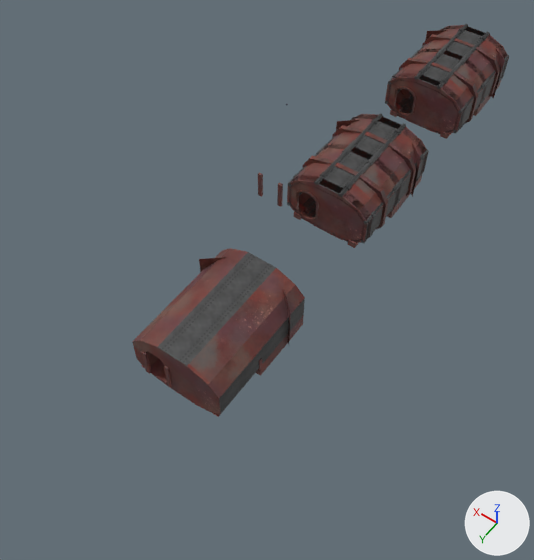
Two versions of the Blender file Blender/control_room.blend, one commit apart.
Before and after are seen from a camera (50 mm lens) standing at (-16.0, 32.9, 36.3) and looking at (1.2, 8.8, -1.5). The lights are fixed; the arrows at lower right show +X, +Y and +Z. The picture after the commit comes second.
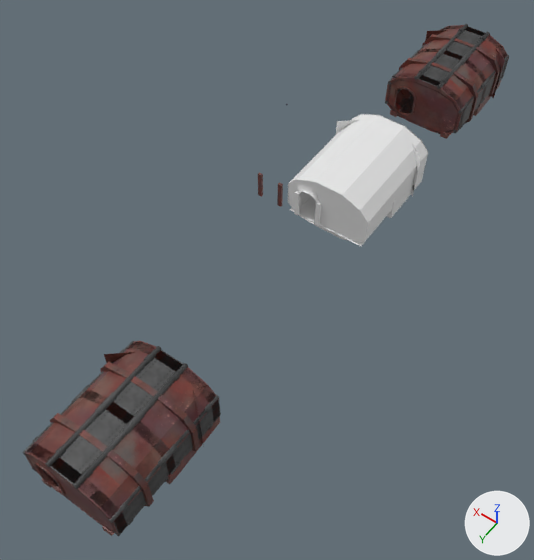
What differs and where, as boxes [x1, y1, x2, y2] in the pictures (534 x 560 px):
'Cube.005', moved: before [287, 113, 429, 248]; after [23, 341, 221, 536]
'Cube.003', reshaped, moved (19% narrower, 22% shorter): before [132, 248, 305, 417]; after [288, 114, 428, 246]
part 1 of me_cube_040, added: after [288, 114, 428, 242]
part 2 of me_cube_040, cut back: before [132, 248, 305, 417]; after [290, 196, 364, 246]
part 3 of me_cube_040, recoloured: before [141, 257, 304, 388]; after [294, 114, 428, 226]

What changed in the scene script:
```text
Change me_cube_040:
    used by ob_cube_003; location = (0.0, 15.0, 0.0)
    remove me_cube_040.from_pydata(...)  # 143 vertices, 117 faces; spans x -3.24..3.21, y -4.0..4.09, z -0.44..3.56
    remove me_cube_040.materials.append(mat_material_005)  # picture img_matky_png
    add me_cube_040.from_pydata(...)  # 193 vertices, 150 faces, 1 loose edge; spans x -3.24..3.21, y -4.0..4.09, z -0.44..3.56
    me_cube_040 part 1: a new loose piece of 88 vertices spanning x -3.0..3.0, y -3.93..4.07, z -0.34..3.56
    me_cube_040 part 2
    40 vertices are removed from x -3.0..3.0, y 4.0, z -0.34..3.56
    48 faces are deleted
    2 vertices are added at (-2.8, -4.0, -0.02), (2.8, -4.0, -0.02)
    1 loose edge is added
    1 new face joins them
    me_cube_040 part 3: 69 faces spanning x -3.24..3.21, y -4.0..4.09, z -0.44..3.56 switch from mat_material_001 (picture img_wall_png_001) to no material
Change ob_cube_003:
    ob_cube_003.location: (0.0, 15.0, 0.0) -> (0.0, 0.0, 0.0)
Change ob_cube_005:
    ob_cube_005.location: (0.0, 0.0, 0.0) -> (0.0, 23.0, 0.0)
```
